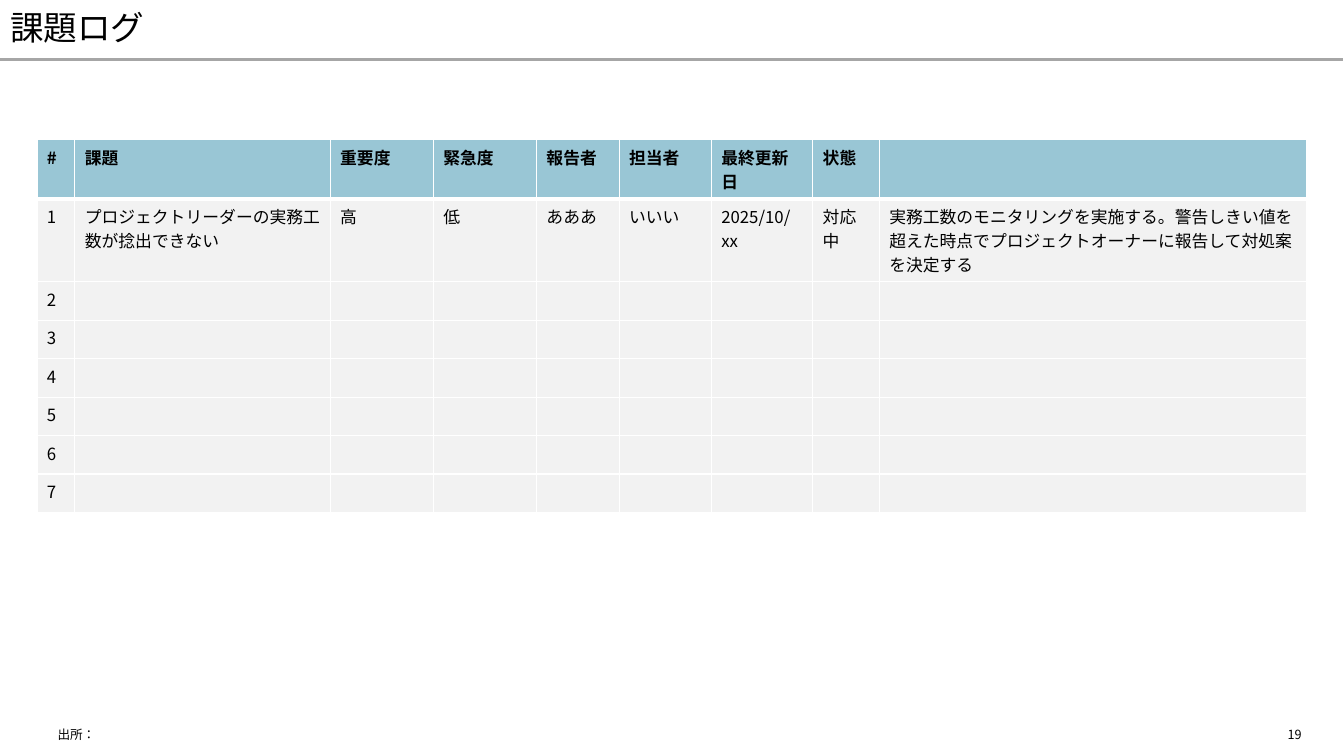
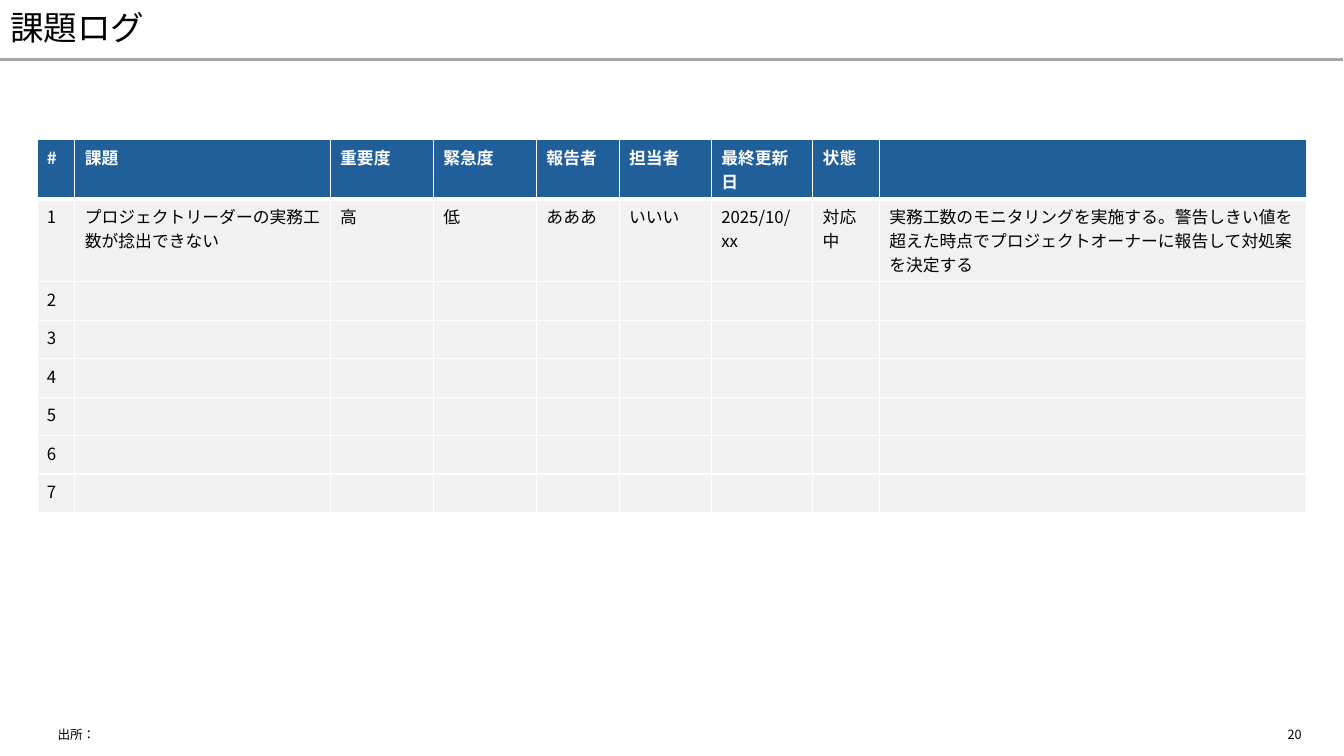
Before and after one commit to yuzucha16/dotfiles, a slide deck: slide 20 of office/Blank.potx (slide 19 before the commit). Drawn at 1344x756 pixels with LibreOffice and Linux fonts; fonts in the diff are those of the drawing. Boxes give left, top, right and bottom in pixels: in the first picture for what was removed or moved away, otherwise in the second. Text is boxed around its words. In the diff, an @@ line names an element or a change of style, - is before the commit and + after.

```diff
--- a/office/Blank.potx
+++ b/office/Blank.potx
@@ table at [37,140,1307,502] @@
@@ fill #007096 at 40% opacity to #215F9A in row 1 @@
@@ text colour #000000 to #FFFFFF in "#", "課題", "重要度", "緊急度" and 4 more places @@
@@ page number at [1288,729,1302,739]: text changed @@
-19
+20
```
Also in this commit, not shown: 33 other slides changed, 1 slide added.
